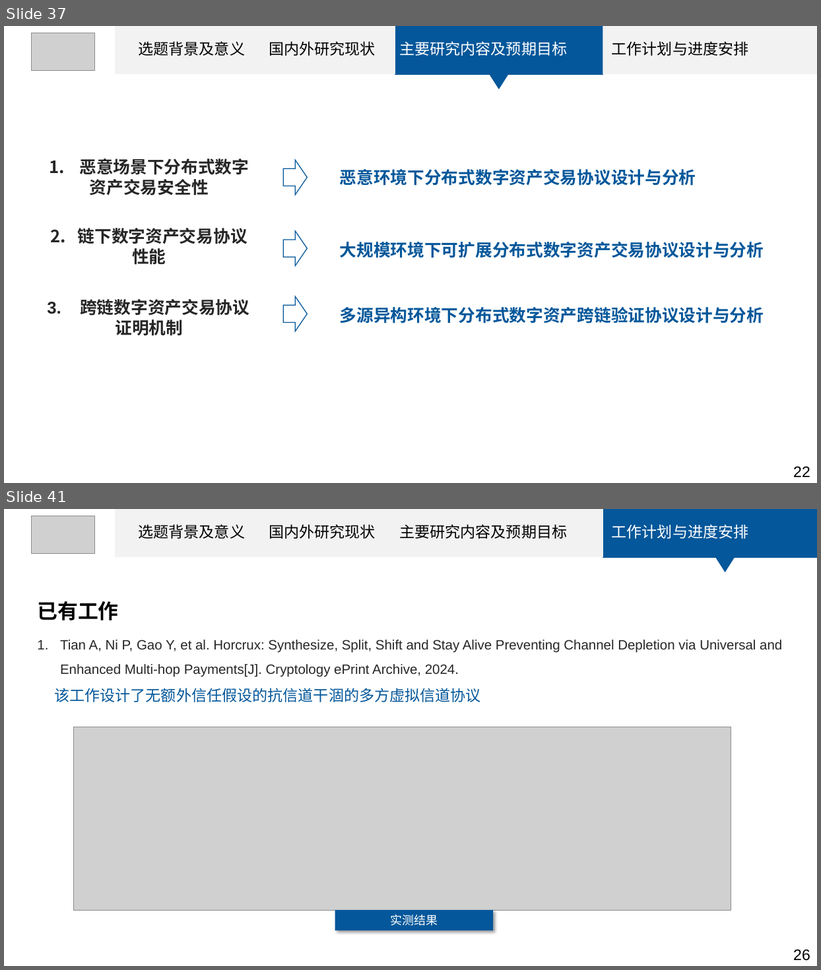
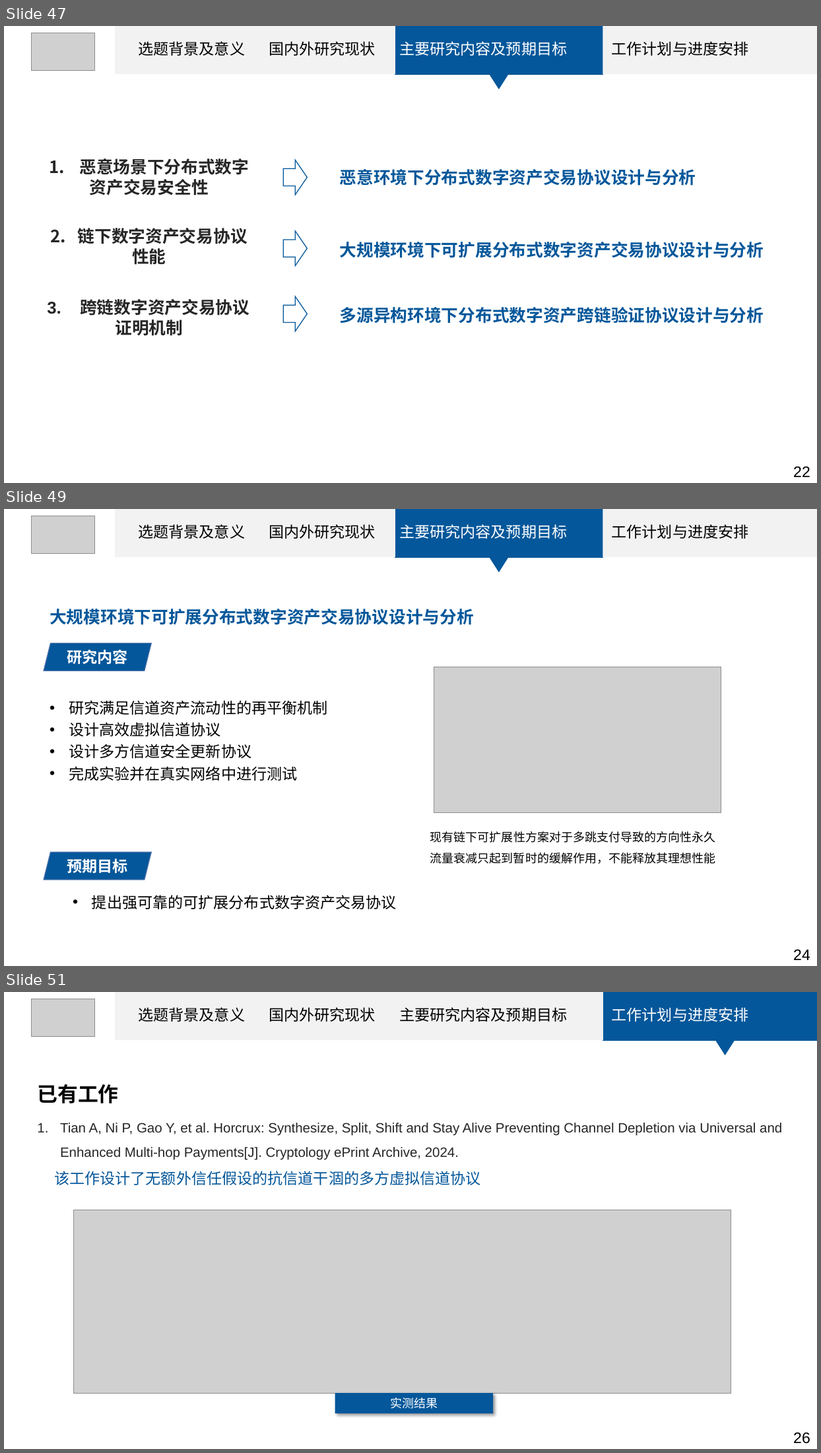
Before and after one commit to tiaxiaoer/Graduate-Paper, a slide deck: Graduate-Paper/Proposal/开题答辩ppt-袁伟奇.pptx. Shown one above the other, each under a label of ours: slides 37 and 41 before the commit, slides 47, 49 and 51 after it; the slides between them are not shown. The pictures are 821x970 and 821x1453 pixels, drawn with LibreOffice and Linux fonts; fonts in the diff are those of the drawing; grey boxes stand for pictures. Boxes give left, top, right and bottom in pixels: in the first picture for what was removed or moved away, otherwise in the second. Text is boxed around its words. In the diff, an @@ line names an element or a change of style, - is before the commit and + after.

```diff
--- a/Graduate-Paper/Proposal/开题答辩ppt-袁伟奇.pptx
+++ b/Graduate-Paper/Proposal/开题答辩ppt-袁伟奇.pptx
@@ slide 49 added at (4, 509, 817, 966), background #FFFFFF @@
@@ picture added at (32, 516, 95, 553) @@
@@ rectangle added at (115, 509, 262, 557), fill #F2F2F2, outline #F2F2F2 1 pt @@
@@ text added at (138, 524, 749, 539), 18 pt, text #000000 @@
+选题背景及意义 国内外研究现状 主要研究内容及预期目标 工作计划与进度安排
@@ rectangle added at (262, 509, 395, 557), fill #F2F2F2, outline #F2F2F2 1 pt @@
@@ rectangle added at (395, 509, 603, 557), fill #04579A, outline #04579A 1 pt @@
@@ rectangle added at (603, 509, 817, 557), fill #F2F2F2 @@
@@ triangle added at (490, 557, 509, 572), fill #04579A @@
@@ text added at (50, 609, 474, 625), 20 pt, text #04579A, bold @@
+大规模环境下可扩展分布式数字资产交易协议设计与分析
@@ parallelogram added at (44, 643, 152, 671), fill #04579A, outline #476FAA 1 pt, 18 pt, text #FFFFFF, bold @@
+研究内容
@@ picture added at (434, 667, 721, 813) @@
@@ text added at (69, 700, 328, 781), 18 pt, text #000000 @@
+• 研究满足信道资产流动性的再平衡机制
+• 设计高效虚拟信道协议
+• 设计多方信道安全更新协议
+• 完成实验并在真实网络中进行测试
@@ text added at (430, 832, 715, 864), 14 pt, text #000000 @@
+现有链下可扩展性方案对于多跳支付导致的方向性永久流量衰减只起到暂时的缓解作用，不能释放其理想性能
@@ parallelogram added at (44, 852, 152, 880), fill #04579A, outline #476FAA 1 pt, 18 pt, text #FFFFFF, bold @@
+预期目标
@@ text added at (92, 895, 397, 910), 18 pt, text #000000 @@
+• 提出强可靠的可扩展分布式数字资产交易协议
@@ text added at (793, 950, 811, 960), 18 pt, text #000000 @@
+24
@@ what was slide 37 is now slide 47 @@
@@ what was slide 41 is now slide 51 @@
```
Also in this commit, not shown: 3 slides changed, 9 other slides added, 47 other files.
